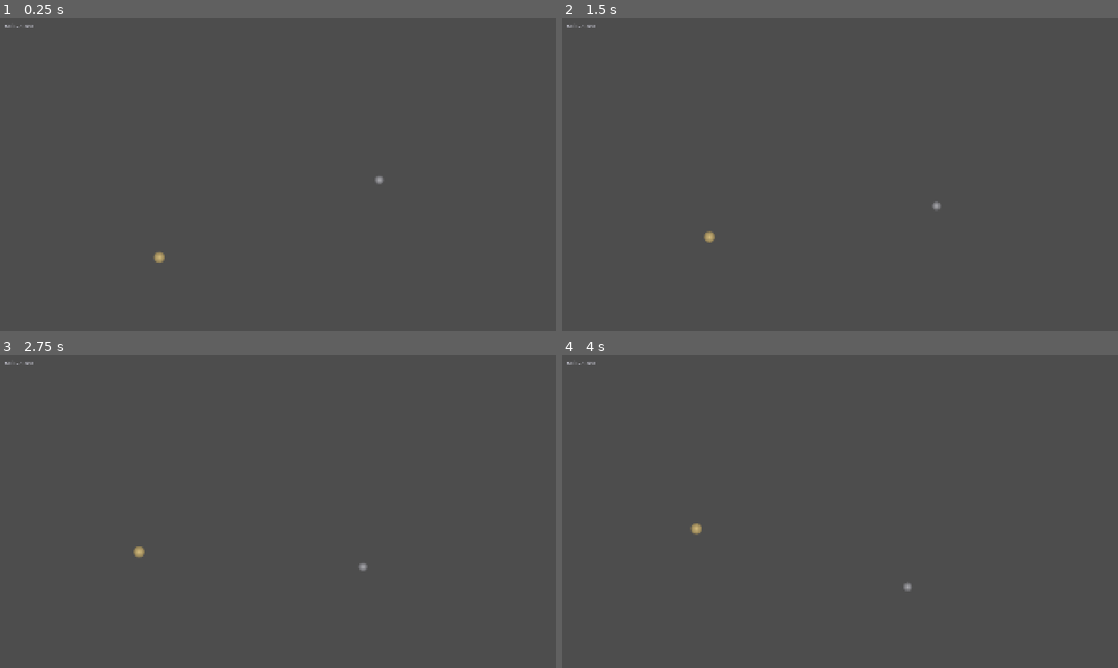
Above: before the commit, frames 1-4 (two rows, left to right).
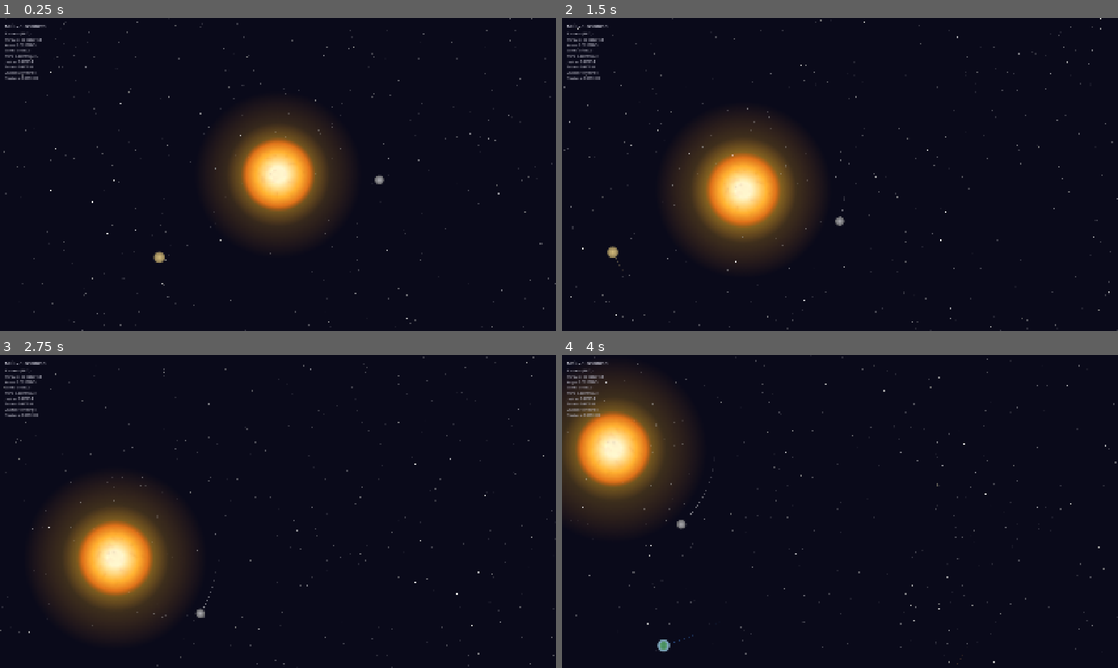
Above: after the commit, the same moments.

Repository: avantgardian/godot-space-idle
Game: Godot game, scene res://scenes/main.tscn
Two runs of this game, one before a commit and one after it. Both use one fixed random seed, a clock stepped at 60 frames per second and the inputs below.
Inputs (mouse positions are in pixels of both pictures, inside the frame that each line leads up to):
- Up to frame 1 (0.25 s): no input
- Up to frame 2 (1.5 s): tap Enter at 0.5 s; move the mouse to (962, 158) at 0.52 s; hold Right (ui_right) 0.53-1.25 s; tap L at 0.6 s; click (962, 158) at 0.67 s; drag from (728, 190) to (812, 237) at 1.27 s
- Up to frame 3 (2.75 s): move the mouse to (333, 442) at 2.02 s; hold Right (ui_right) from 2.03 s (still down); tap L at 2.1 s
- Up to frame 4 (4 s): release Right (ui_right) at 2.75 s; drag from (812, 574) to (673, 464) at 2.77 s; move the mouse to (1006, 558) at 3.52 s; hold Left (ui_left) from 3.53 s (still down); tap L at 3.6 s

The runs differ from the first frame. In frame 1, 100% of the frame differs, in the area x 0-100%, y 0-100%; in frame 2, 100%; in frame 3, 100%; in frame 4, 100%.
Error before the commit: Parse Error: Identifier "contact_r" not declared in the current scope. (res://scripts/main.gd:523)

Commit message:
Fix indentation of body-body collision block (contact_r scope)

Diff:
--- a/scripts/main.gd
+++ b/scripts/main.gd
@@ -511,26 +511,26 @@
 			var dist := a.position.distance_to(b.position)
 			if dist < a.collision_radius + b.collision_radius:
 				var contact_r: float = a.collision_radius + b.collision_radius
-			if a.mass >= b.mass:
-				var total: float = a.mass + b.mass
-				a._vel = (a._vel * a.mass + b._vel * b.mass) / total
-				a.mass = total
-				var b_idx := _find_planet_idx(b)
-				if b_idx >= 0:
+				if a.mass >= b.mass:
+					var total: float = a.mass + b.mass
+					a._vel = (a._vel * a.mass + b._vel * b.mass) / total
+					a.mass = total
+					var b_idx := _find_planet_idx(b)
+					if b_idx >= 0:
+						var a_idx := _find_planet_idx(a)
+						_planet_data[b_idx].destroyed_by = PLANET_NAMES[a_idx] if a_idx >= 0 else "???"
+					_disable_body(b)
+					_spawn_collision_effect(a.position.lerp(b.position, 0.5), b.mass, contact_r)
+				else:
+					var total: float = a.mass + b.mass
+					b._vel = (b._vel * b.mass + a._vel * a.mass) / total
+					b.mass = total
 					var a_idx := _find_planet_idx(a)
-					_planet_data[b_idx].destroyed_by = PLANET_NAMES[a_idx] if a_idx >= 0 else "???"
-				_disable_body(b)
-				_spawn_collision_effect(a.position.lerp(b.position, 0.5), b.mass, contact_r)
-			else:
-				var total: float = a.mass + b.mass
-				b._vel = (b._vel * b.mass + a._vel * a.mass) / total
-				b.mass = total
-				var a_idx := _find_planet_idx(a)
-				if a_idx >= 0:
-					var b_idx := _find_planet_idx(b)
-					_planet_data[a_idx].destroyed_by = PLANET_NAMES[b_idx] if b_idx >= 0 else "???"
-				_disable_body(a)
-				_spawn_collision_effect(a.position.lerp(b.position, 0.5), a.mass, contact_r)
+					if a_idx >= 0:
+						var b_idx := _find_planet_idx(b)
+						_planet_data[a_idx].destroyed_by = PLANET_NAMES[b_idx] if b_idx >= 0 else "???"
+					_disable_body(a)
+					_spawn_collision_effect(a.position.lerp(b.position, 0.5), a.mass, contact_r)
 
 func _is_body_alive(body: Node2D) -> bool:
 	if body.get_script() == _ASTEROID_SCRIPT:
